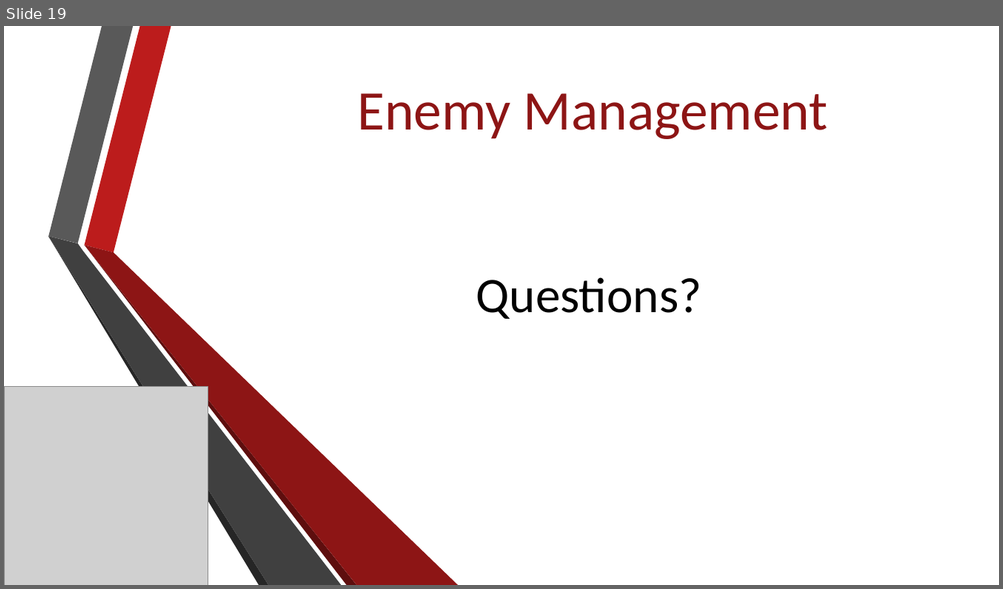
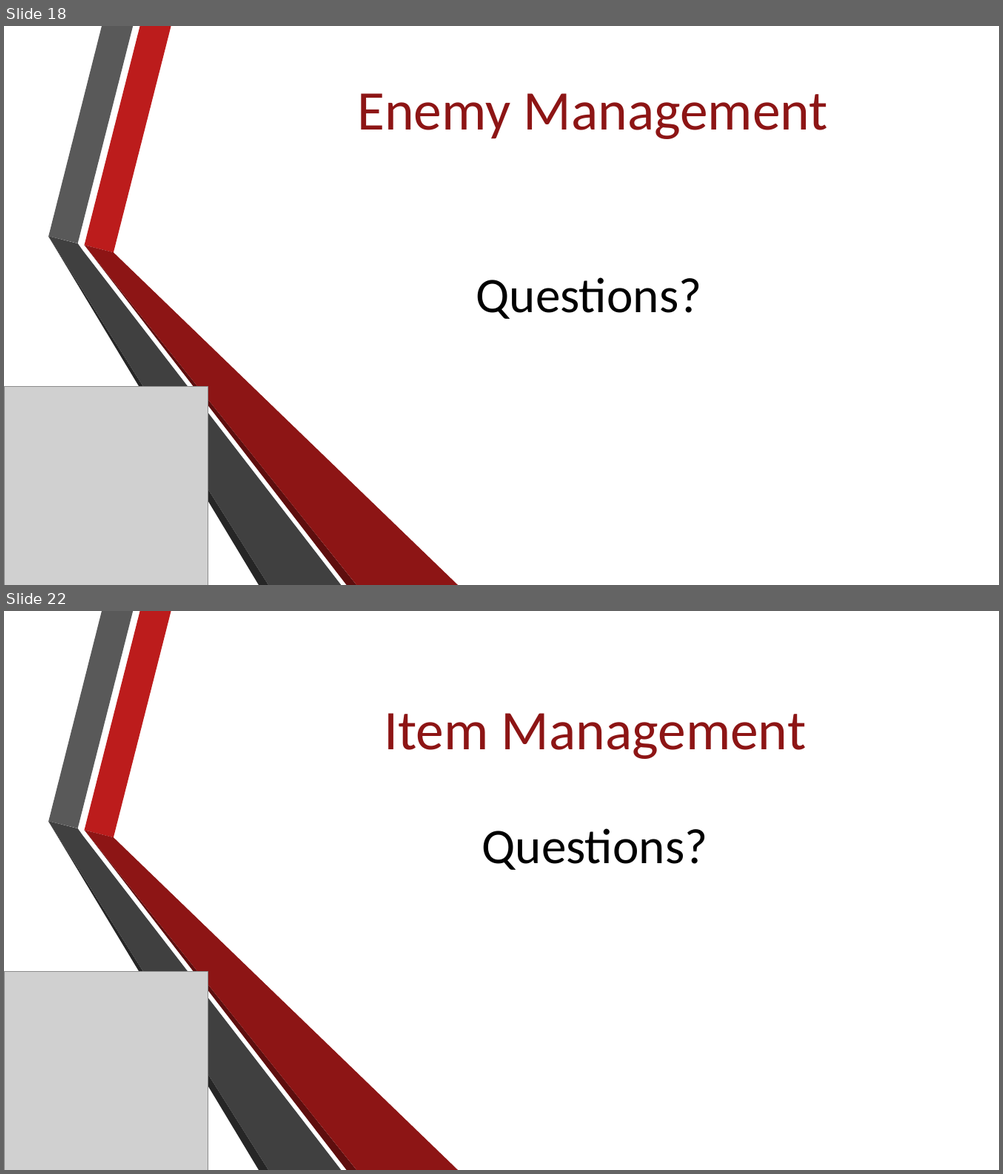
Before and after one commit to Jacob-Friedberg/Maze_Runner, a slide deck: Documents/SA Presentation.pptx. Shown one above the other, each under a label of ours: slide 19 before the commit, slides 18 and 22 after it; the slides between them are not shown. The pictures are 1003x589 and 1003x1174 pixels, drawn with LibreOffice and Linux fonts; fonts in the diff are those of the drawing; grey boxes stand for pictures; background and template pictures are left out. Boxes give left, top, right and bottom in pixels: in the first picture for what was removed or moved away, otherwise in the second. Text is boxed around its words. In the diff, an @@ line names an element or a change of style, - is before the commit and + after.

```diff
--- a/Documents/SA Presentation.pptx
+++ b/Documents/SA Presentation.pptx
@@ slide 22 added at [4,611,999,1170], background picture (left out); not listed: 6 template elements that a slide beside it also shows @@
@@ title added at [384,713,805,759], 54 pt, text #8D1515 @@
+Item Management
@@ subtitle added at [482,829,708,870], 48 pt, text #000000 @@
+Questions?
@@ picture added at [4,972,208,1170] @@
@@ what was slide 19 is now slide 18 @@
```
Also in this commit, not shown: 14 slides changed, 1 other slide added, 1 slide removed, 2 other files.
